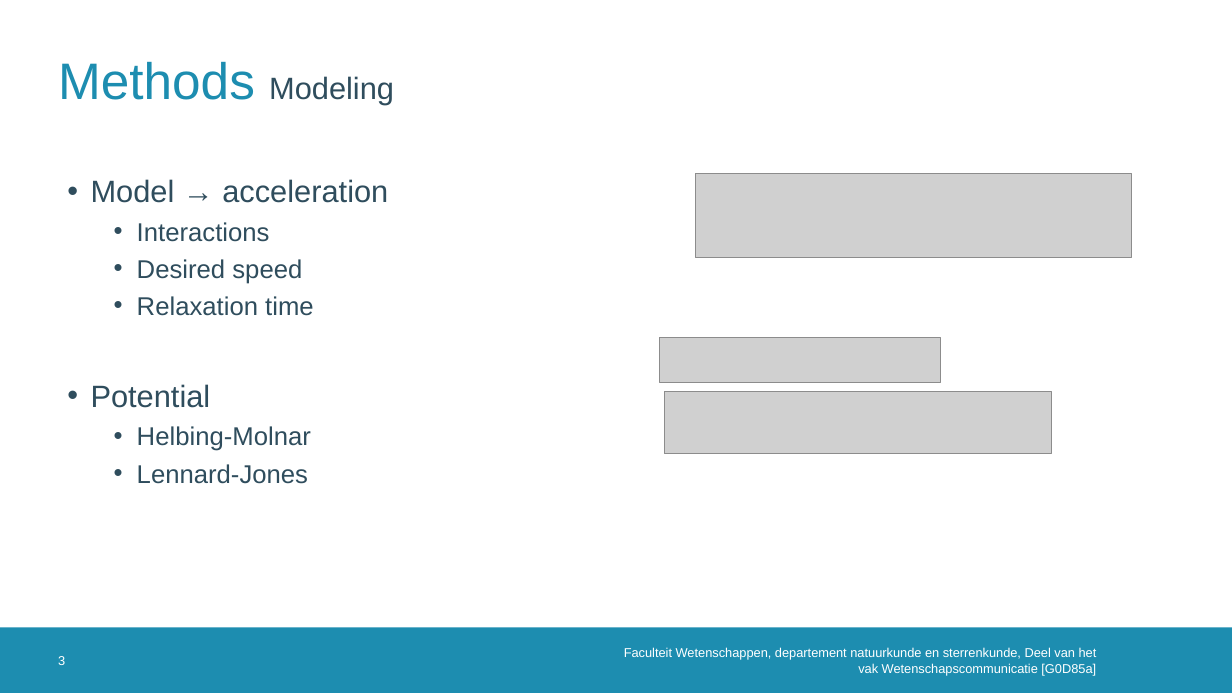
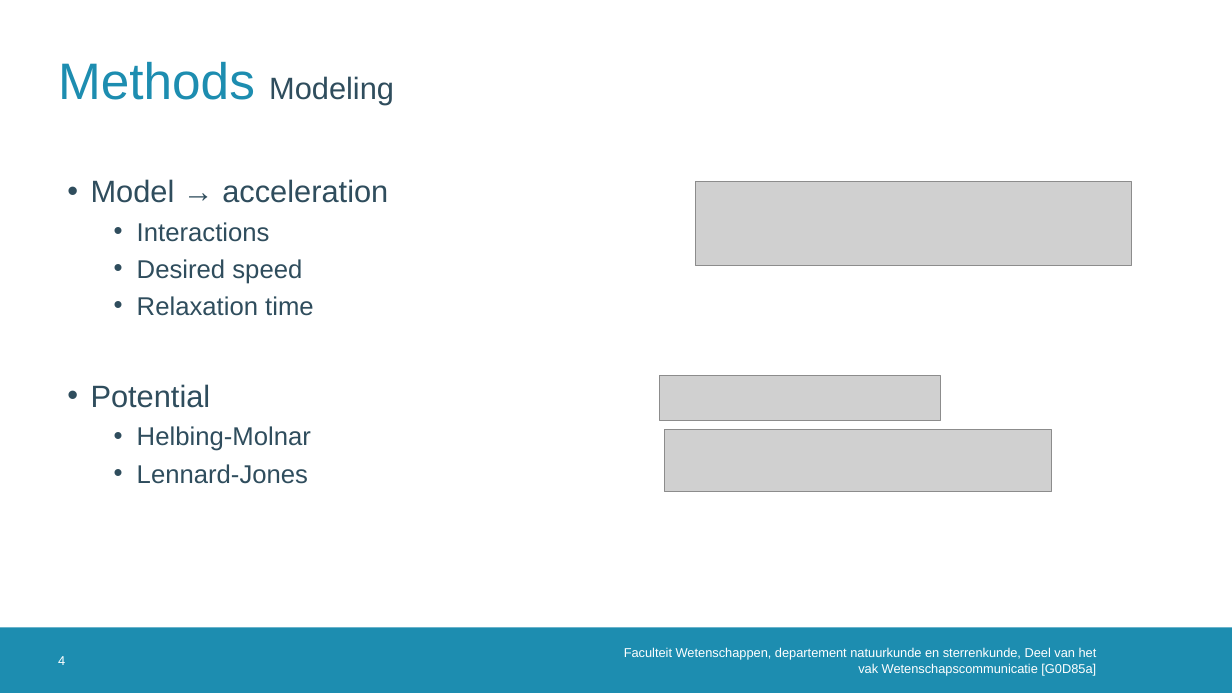
Before and after one commit to MathiMuts/WetCom, a slide deck: slide 4 of Crowds- Li.pptx (slide 3 before the commit). Drawn at 1232x693 pixels with LibreOffice and Linux fonts; fonts in the diff are those of the drawing; grey boxes stand for pictures; background and template pictures are left out. Boxes give left, top, right and bottom in pixels: in the first picture for what was removed or moved away, otherwise in the second. Text is boxed around its words. In the diff, an @@ line names an element or a change of style, - is before the commit and + after.

```diff
--- a/Crowds- Li.pptx
+++ b/Crowds- Li.pptx
@@ picture: place and size @@
-picture at <box>696,173,1132,258</box>
+picture at <box>696,181,1132,266</box>
@@ picture: place and size @@
-picture at <box>660,338,941,383</box>
+picture at <box>660,376,941,421</box>
@@ picture: place and size @@
-picture at <box>665,391,1052,454</box>
+picture at <box>665,430,1052,493</box>
@@ page number at <box>58,656,65,665</box>: text changed @@
-3
+4
```
Also in this commit, not shown: 3 other slides changed, 9 slides added.
